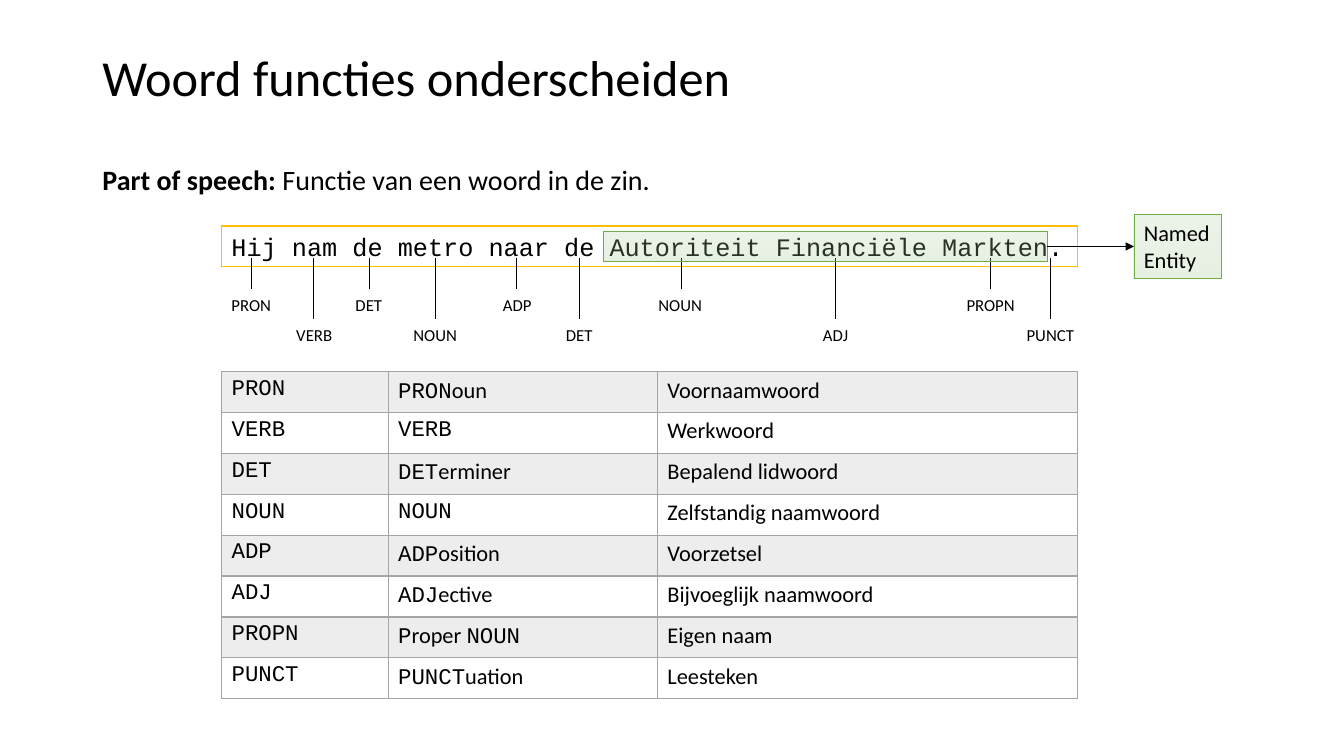
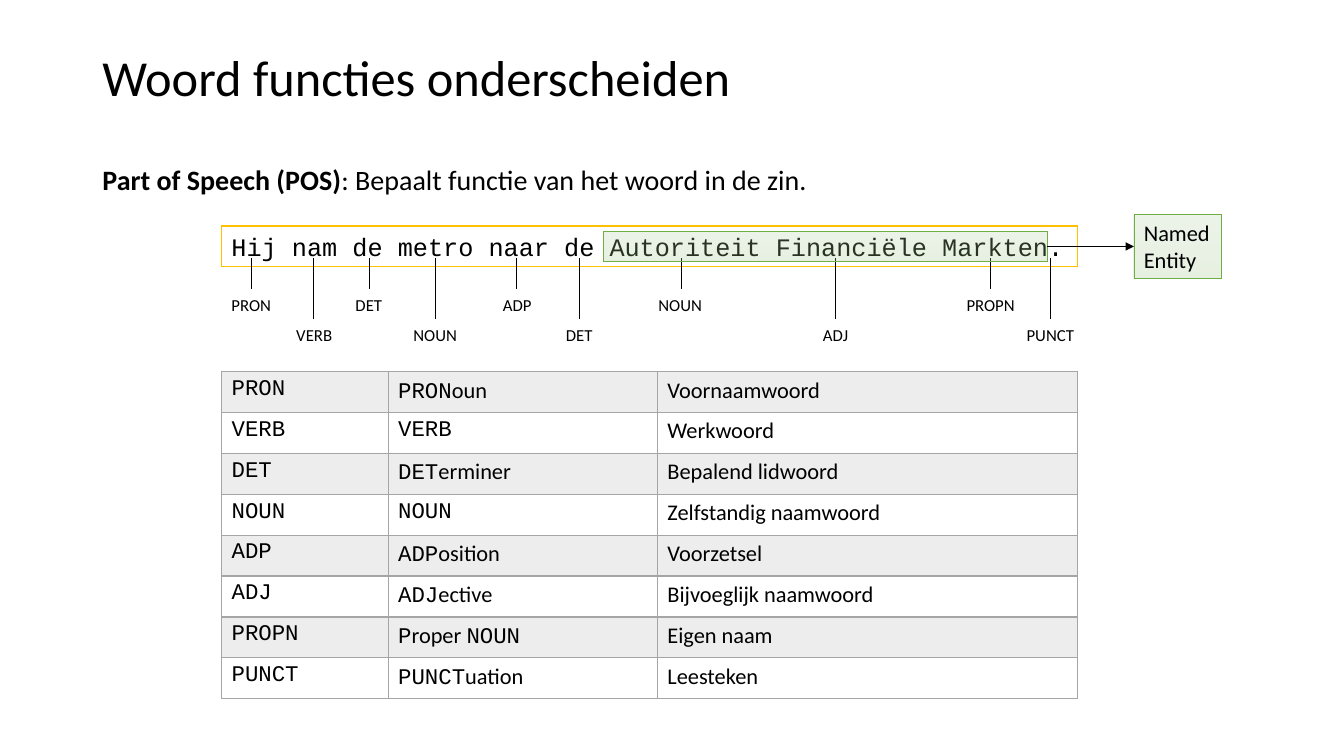
Before and after one commit to LFKoning/knowledge-sharing, a slide deck: slide 15 of python_trainees/5_nlp/python_traineeship_5.pptx. Drawn at 1344x756 pixels with LibreOffice and Linux fonts; fonts in the diff are those of the drawing. Boxes give left, top, right and bottom in pixels: in the first picture for what was removed or moved away, otherwise in the second. Text is boxed around its words. In the diff, an @@ line names an element or a change of style, - is before the commit and + after.

Commit message:
Update Python trainees part 5

```diff
--- a/python_trainees/5_nlp/python_traineeship_5.pptx
+++ b/python_trainees/5_nlp/python_traineeship_5.pptx
@@ text at bbox=[102, 169, 806, 195]: text changed @@
-Part of speech: Functie van een woord in de zin.
+Part of Speech (POS): Bepaalt functie van het woord in de zin.
```
Also in this commit, not shown: 12 other slides changed, 18 slides added, 2 slides removed, 10 other files.
